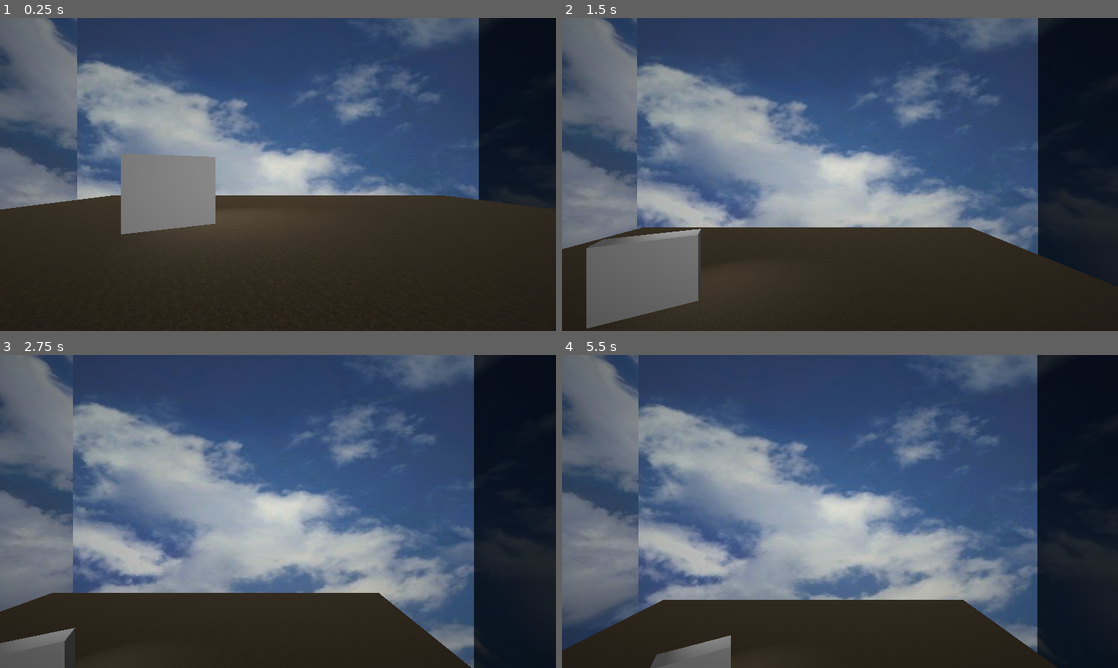
Above: before the commit, frames 1-4 (two rows, left to right).
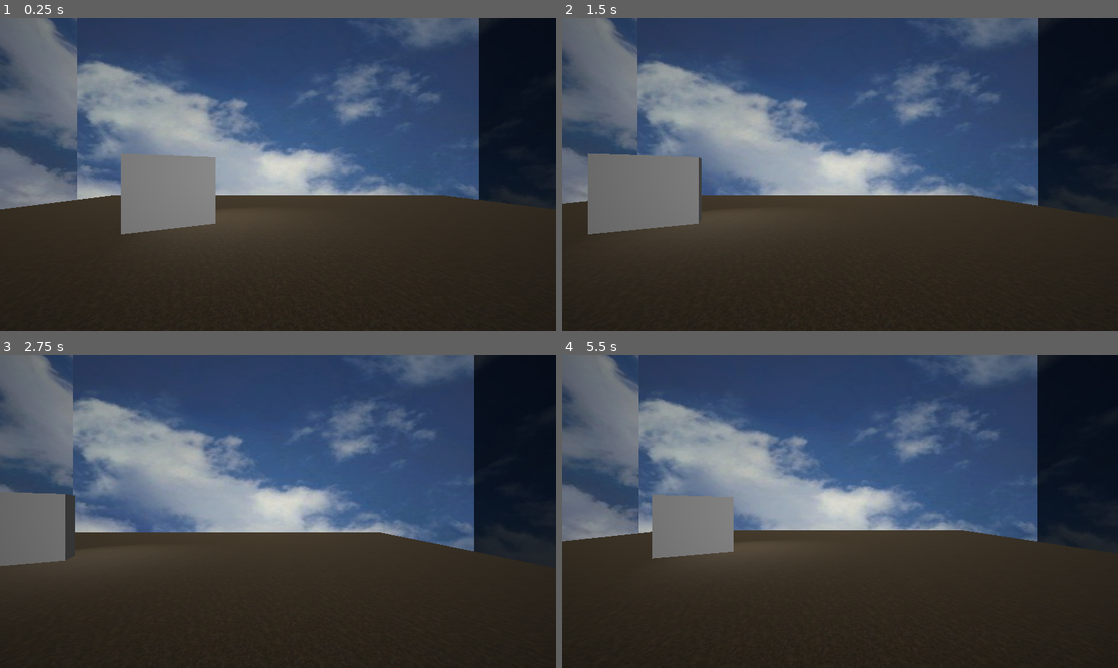
Above: after the commit, the same moments.

Repository: Sea-Men-Studios/Despair
Game: Godot game, scene res://scenes/test_environment.tscn
The game is run twice, just before and just after one commit, with the same random seed, the same clock (stepped at 60 frames per second) and the same inputs.
Inputs (mouse positions are in pixels of both pictures, inside the frame that each line leads up to):
- Up to frame 1 (0.25 s): no input
- Up to frame 2 (1.5 s): tap Enter at 0.5 s; move the mouse to (962, 158) at 0.52 s; hold D 0.53-1.25 s; hold E (interact, bound only after the commit) 0.53-1.25 s; click (962, 158) at 0.67 s; tap Q at 0.8 s; drag from (728, 190) to (812, 237) at 1.27 s
- Up to frame 3 (2.75 s): tap Space at 2 s; move the mouse to (333, 442) at 2.02 s; hold D from 2.03 s (still down); hold E (interact, bound only after the commit) from 2.03 s (still down); tap Q at 2.3 s
- Up to frame 4 (5.5 s): release D at 2.75 s; release E (interact, bound only after the commit) at 2.75 s; drag from (812, 574) to (673, 464) at 2.77 s; tap Enter at 3.5 s; move the mouse to (1006, 558) at 3.52 s; hold A 3.53-4.25 s; tap Shift at 3.6 s; tap Q at 3.8, 5.3 s; drag from (673, 464) to (756, 433) at 4.27 s; tap Space at 5 s; move the mouse to (867, 511) at 5.02 s; hold S from 5.03 s (still down); hold E (interact, bound only after the commit) from 5.03 s (still down); click (867, 511) at 5.17 s

The runs differ from the first frame. In frame 2, 19% of the frame differs, in the area x 0-97%, y 0-100%; in frame 3, 26%; in frame 4, 31%, in the area x 0-100%, y 0-100%.

Commit message:
Got raycasting working

Diff:
--- a/project.godot
+++ b/project.godot
@@ -18,8 +18,17 @@
 
 window/size/viewport_width=1920
 window/size/viewport_height=1080
+window/size/mode=3
 window/stretch/mode="viewport"
 window/stretch/aspect="expand"
+
+[input]
+
+interact={
+"deadzone": 0.2,
+"events": [Object(InputEventKey,"resource_local_to_scene":false,"resource_name":"","device":-1,"window_id":0,"alt_pressed":false,"shift_pressed":false,"ctrl_pressed":false,"meta_pressed":false,"pressed":false,"keycode":0,"physical_keycode":69,"key_label":0,"unicode":101,"location":0,"echo":false,"script":null)
+]
+}
 
 [physics]
 
--- a/scenes/test_environment.tscn
+++ b/scenes/test_environment.tscn
@@ -2,6 +2,7 @@
 
 [ext_resource type="Script" uid="uid://pako0mjr7pit" path="res://src/debug/freecam.gd" id="1_8ya4j"]
 [ext_resource type="Shader" uid="uid://b2ohrsb5y4koh" path="res://assets/shaders/vignette.gdshader" id="2_5qein"]
+[ext_resource type="Script" uid="uid://digqebucckmc6" path="res://src/player/interaction.gd" id="2_frvy6"]
 [ext_resource type="Texture2D" uid="uid://dav75n60ubaek" path="res://assets/textures/sky.jpg" id="3_frvy6"]
 [ext_resource type="Texture2D" uid="uid://2rrm25svrirb" path="res://assets/textures/dead_grass.jpg" id="4_b2arr"]
 
@@ -10,6 +11,13 @@
 shader_parameter/alpha = 1.2
 shader_parameter/inner_radius = 0.0
 shader_parameter/outer_radius = 4.0
+
+[sub_resource type="StyleBoxFlat" id="StyleBoxFlat_83ng5"]
+bg_color = Color(1, 1, 1, 0.19607843)
+corner_radius_top_left = 50
+corner_radius_top_right = 50
+corner_radius_bottom_right = 50
+corner_radius_bottom_left = 50
 
 [sub_resource type="Environment" id="Environment_83ng5"]
 volumetric_fog_enabled = true
@@ -38,14 +46,24 @@
 material = SubResource("StandardMaterial3D_iywne")
 size = Vector2(30, 30)
 
+[sub_resource type="BoxShape3D" id="BoxShape3D_5qein"]
+size = Vector3(30, 0.5058594, 30)
+
 [sub_resource type="BoxMesh" id="BoxMesh_83ng5"]
 size = Vector3(2.8916016, 2.5203857, 1)
+
+[sub_resource type="ConcavePolygonShape3D" id="ConcavePolygonShape3D_5qein"]
+data = PackedVector3Array(-1.4458, 1.2602, 0.5, 1.4458, 1.2602, 0.5, -1.4458, -1.2602, 0.5, 1.4458, 1.2602, 0.5, 1.4458, -1.2602, 0.5, -1.4458, -1.2602, 0.5, 1.4458, 1.2602, -0.5, -1.4458, 1.2602, -0.5, 1.4458, -1.2602, -0.5, -1.4458, 1.2602, -0.5, -1.4458, -1.2602, -0.5, 1.4458, -1.2602, -0.5, 1.4458, 1.2602, 0.5, 1.4458, 1.2602, -0.5, 1.4458, -1.2602, 0.5, 1.4458, 1.2602, -0.5, 1.4458, -1.2602, -0.5, 1.4458, -1.2602, 0.5, -1.4458, 1.2602, -0.5, -1.4458, 1.2602, 0.5, -1.4458, -1.2602, -0.5, -1.4458, 1.2602, 0.5, -1.4458, -1.2602, 0.5, -1.4458, -1.2602, -0.5, 1.4458, 1.2602, 0.5, -1.4458, 1.2602, 0.5, 1.4458, 1.2602, -0.5, -1.4458, 1.2602, 0.5, -1.4458, 1.2602, -0.5, 1.4458, 1.2602, -0.5, -1.4458, -1.2602, 0.5, 1.4458, -1.2602, 0.5, -1.4458, -1.2602, -0.5, 1.4458, -1.2602, 0.5, 1.4458, -1.2602, -0.5, -1.4458, -1.2602, -0.5)
 
 [node name="Game" type="Node3D" unique_id=204302908]
 
 [node name="Player" type="Camera3D" parent="." unique_id=1783075112]
 transform = Transform3D(1, 0, 0, 0, 1, 0, 0, 0, 1, 0, 2.9400816, 3.7366195)
 script = ExtResource("1_8ya4j")
+
+[node name="Interactor" type="Node3D" parent="Player" unique_id=251728735 node_paths=PackedStringArray("camera")]
+script = ExtResource("2_frvy6")
+camera = NodePath("..")
 
 [node name="GUI" type="Control" parent="Player" unique_id=1496035697]
 layout_mode = 3
@@ -58,6 +76,21 @@
 layout_mode = 0
 offset_right = 1920.0
 offset_bottom = 1080.0
+
+[node name="Crosshair" type="PanelContainer" parent="Player/GUI" unique_id=2065805496]
+layout_mode = 1
+anchors_preset = 8
+anchor_left = 0.5
+anchor_top = 0.5
+anchor_right = 0.5
+anchor_bottom = 0.5
+offset_left = -2.0
+offset_top = -2.0
+offset_right = 2.0
+offset_bottom = 2.0
+grow_horizontal = 2
+grow_vertical = 2
+theme_override_styles/panel = SubResource("StyleBoxFlat_83ng5")
 
 [node name="World" type="Node" parent="." unique_id=750280328]
 
@@ -80,9 +113,20 @@
 transform = Transform3D(1, 0, 0, 0, 1, 0, 0, 0, 1, 0, 1.066041, 0)
 mesh = SubResource("PlaneMesh_83ng5")
 
+[node name="StaticBody3D" type="StaticBody3D" parent="World/Ground" unique_id=1233124715]
+
+[node name="CollisionShape3D" type="CollisionShape3D" parent="World/Ground/StaticBody3D" unique_id=1979214961]
+transform = Transform3D(1, 0, 0, 0, 1, 0, 0, 0, 1, 0, -0.24707031, 0)
+shape = SubResource("BoxShape3D_5qein")
+
 [node name="Prism" type="MeshInstance3D" parent="World" unique_id=844828494]
 transform = Transform3D(0.8735505, 0, 0.48673356, 0, 1, 0, -0.48673356, 0, 0.8735505, -3.8897986, 2.3343768, -3.7755048)
 mesh = SubResource("BoxMesh_83ng5")
+
+[node name="StaticBody3D" type="StaticBody3D" parent="World/Prism" unique_id=2030562623]
+
+[node name="CollisionShape3D" type="CollisionShape3D" parent="World/Prism/StaticBody3D" unique_id=665127681]
+shape = SubResource("ConcavePolygonShape3D_5qein")
 
 [node name="SpotLight3D" type="SpotLight3D" parent="World" unique_id=339773691]
 transform = Transform3D(0.72228074, 0.2541985, -0.64319026, 0.6916, -0.2654752, 0.6717234, 0, -0.9300032, -0.36755136, -6.3404293, 6.6511602, -7.1096773)
--- a/src/debug/freecam.gd
+++ b/src/debug/freecam.gd
@@ -54,10 +54,10 @@
 				_a = event.pressed
 			KEY_D:
 				_d = event.pressed
-			KEY_Q:
-				_q = event.pressed
-			KEY_E:
-				_e = event.pressed
+			#KEY_Q:
+				#_q = event.pressed
+			#KEY_E:
+				#_e = event.pressed
 			KEY_SHIFT:
 				_shift = event.pressed
 			KEY_ALT:
--- /dev/null
+++ b/src/player/interaction.gd
@@ -0,0 +1,30 @@
+extends Node3D
+
+@export var camera: Camera3D
+@export var player_hitbox: CollisionShape3D
+
+const RAY_LENGTH = 1000
+var space_state: PhysicsDirectSpaceState3D
+
+func _physics_process(_delta: float) -> void:
+	space_state = get_world_3d().direct_space_state
+
+func interact():
+	var viewport_center = get_viewport().size / 2
+	print(viewport_center)
+
+	var origin = camera.project_ray_origin(viewport_center)
+	var end = origin + camera.project_ray_normal(viewport_center) * RAY_LENGTH
+	var query = PhysicsRayQueryParameters3D.create(origin, end)
+
+	if player_hitbox: query.exclude = [player_hitbox]
+	query.collide_with_areas = true
+
+	var result = space_state.intersect_ray(query)#["collider"]
+	print(result)
+	#print(result.get_parent().name)
+
+func _input(event: InputEvent) -> void:
+	if event is InputEventKey:
+		if event.is_action_pressed("interact"):
+			interact()
Not shown, added: src/player/interaction.gd.uid
